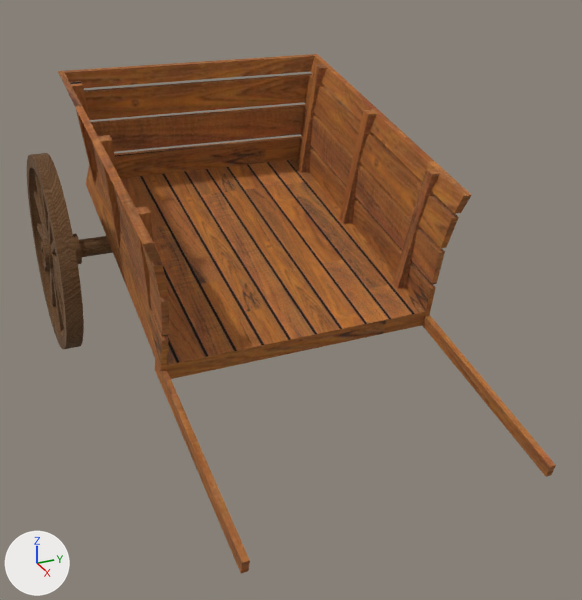
One commit to the FBX model Eldoria/Assets/Models/Farm/Carroça.fbx: the scene before it, then after it.
Before and after are seen from a 50 mm lens placed at (-25.18, 11.43, 5.09), pointed at (-33.13, 15.01, 1.12). The lights are fixed; the arrows at lower left show +X, +Y and +Z. Where no turn or scale is listed for an object, it has been applied to the vertices.

Script lines for the objects in view, before the commit:
```python
me_cylinder_004 = bpy.data.meshes.new('Cylinder.004')
me_cylinder_004.from_pydata(...)  # 896 vertices, 818 faces; spans x -1.27..1.27, y -0.13..4.82, z -1.27..1.27
me_cylinder_004.materials.append(mat_rodas_carroça)  # picture img_wood_3_png
me_mesh_052 = bpy.data.meshes.new('Mesh.052')
me_mesh_052.from_pydata(...)  # 128 vertices, 105 faces; spans x -1.95..4.4, y -1.92..1.87, z -1.33..2.19
me_mesh_052.materials.append(mat_carroça)  # picture img_wood_2_png
ob_box001_001 = bpy.data.objects.new('Box001.001', me_mesh_052)
ob_box001_001.location = (-34.76, 15.03, 1.24)
ob_cylinder_002 = bpy.data.objects.new('Cylinder.002', me_cylinder_004)
ob_cylinder_002.location = (-35.4, 12.65, 1.3)
```
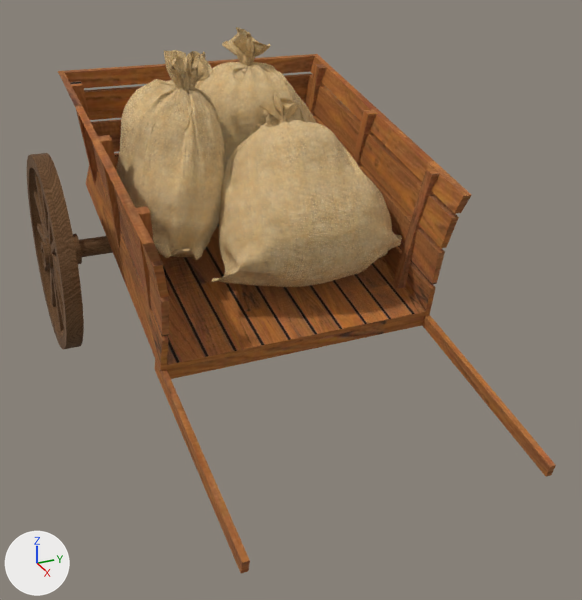
Boxes (x1, y1, x2, y2) around the edits, measured in the pictures (582 x 600 px):
'Bag 2 ', added (brown)
    after: (211, 92, 402, 287)
'Bag 3', added (brown)
    after: (117, 50, 226, 260)
'Bag 1 ', added (brown)
    after: (195, 27, 317, 166)

Patch to the scene script:
```diff
--- a/Eldoria/Assets/Models/Farm/Carroça.fbx.py
+++ b/Eldoria/Assets/Models/Farm/Carroça.fbx.py
@@ img_gunnyseck_1_1_png @@
+img_gunnyseck_1_1_png = load_image('GunnySeck 1.1.png', 'Materials/Carroça/GunnySeck 1.1.png', 256, 256, 'sRGB')
@@ mat_material @@
+mat_material = principled_material('Material')
+mat_material.texture = img_gunnyseck_1_1_png
+mat_material.roughness = 1.0
@@ me_plane_009 @@
+me_plane_009.from_pydata(...)  # 8236 vertices, 8172 faces; spans x -0.19..1.36, y -1.39..1.27, z -1.17..1.3
+me_plane_009.materials.append(mat_material)  # picture img_gunnyseck_1_1_png
@@ me_plane_010 @@
+me_plane_010.from_pydata(...)  # 8236 vertices, 8172 faces; spans x -1.51..1.14, y -1.27..0.04, z -1.08..1.35
+me_plane_010.materials.append(mat_material)  # picture img_gunnyseck_1_1_png
@@ me_plane_001 @@
+me_plane_001.from_pydata(...)  # 8236 vertices, 8172 faces; spans x -0.55..1.48, y -1.39..1.27, z -0.77..1.49
+me_plane_001.materials.append(mat_material)  # picture img_gunnyseck_1_1_png
@@ ob_bag_1 @@
+ob_bag_1 = bpy.data.objects.new('Bag 1 ', me_plane_009)
+ob_bag_1.location = (-36.14, 15.48, 2.62)
@@ ob_bag_3 @@
+ob_bag_3 = bpy.data.objects.new('Bag 3', me_plane_010)
+ob_bag_3.location = (-34.8, 14.73, 2.47)
@@ ob_bag_2 @@
+ob_bag_2 = bpy.data.objects.new('Bag 2 ', me_plane_001)
+ob_bag_2.location = (-34.45, 15.48, 1.81)
```
